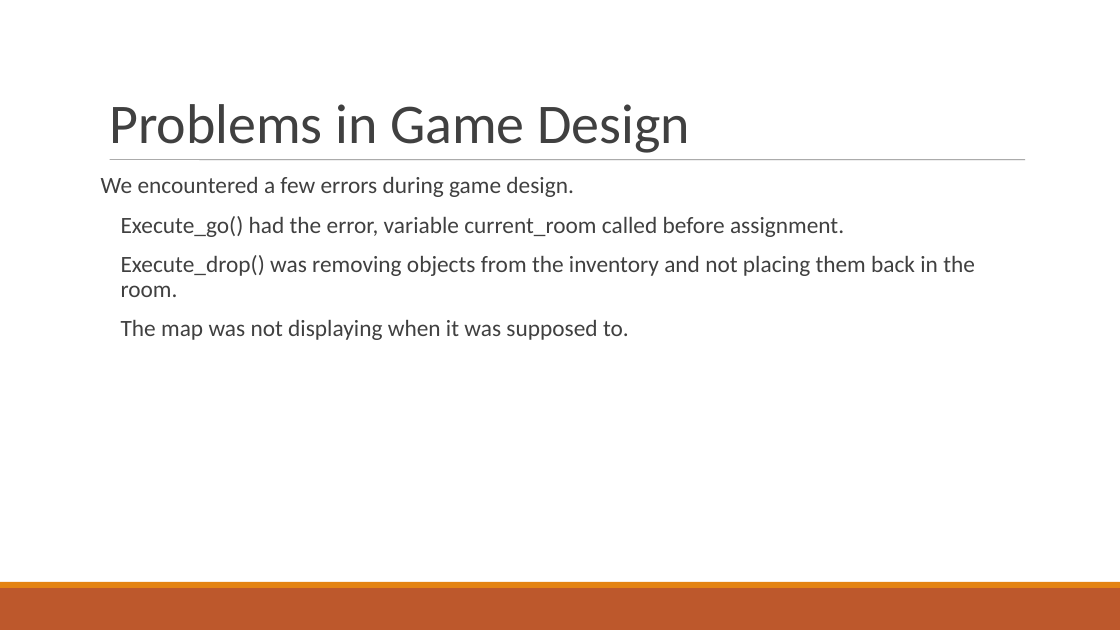
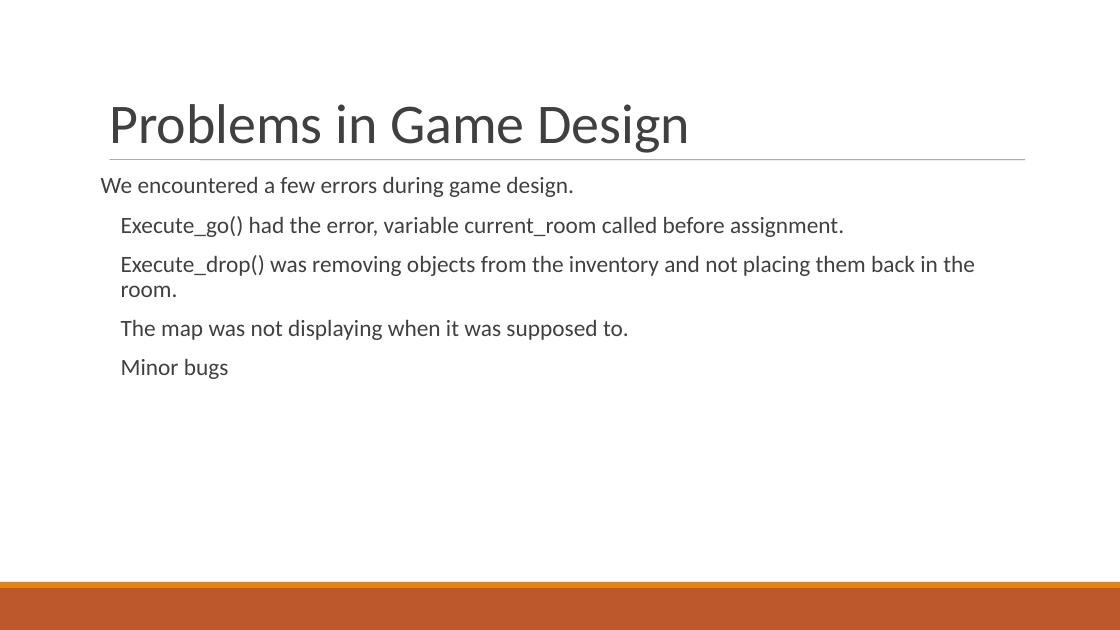
Before and after one commit to IanC95/Lab5, a slide deck: slide 4 of powerpoint.ppt. Drawn at 1120x630 pixels with LibreOffice and Linux fonts; fonts in the diff are those of the drawing. Boxes give left, top, right and bottom in pixels: in the first picture for what was removed or moved away, otherwise in the second. Text is boxed around its words. In the diff, an @@ line names an element or a change of style, - is before the commit and + after.

```diff
--- a/powerpoint.ppt
+++ b/powerpoint.ppt
@@ text at box(121, 359, 229, 379): paragraph added @@
+  Minor bugs
```
Also in this commit, not shown: 4 other slides changed, 1 slide added, 1 slide removed.
